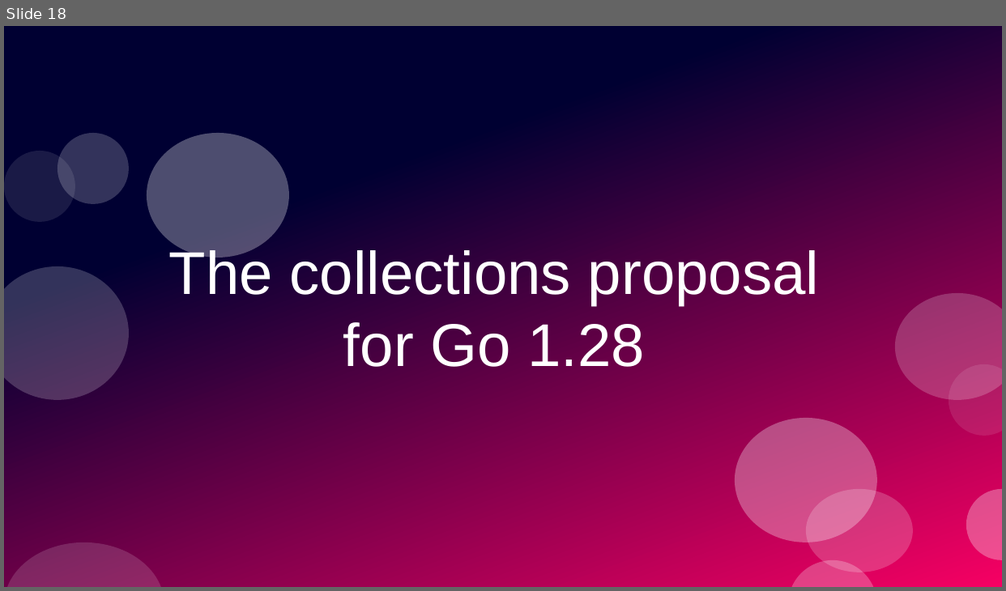
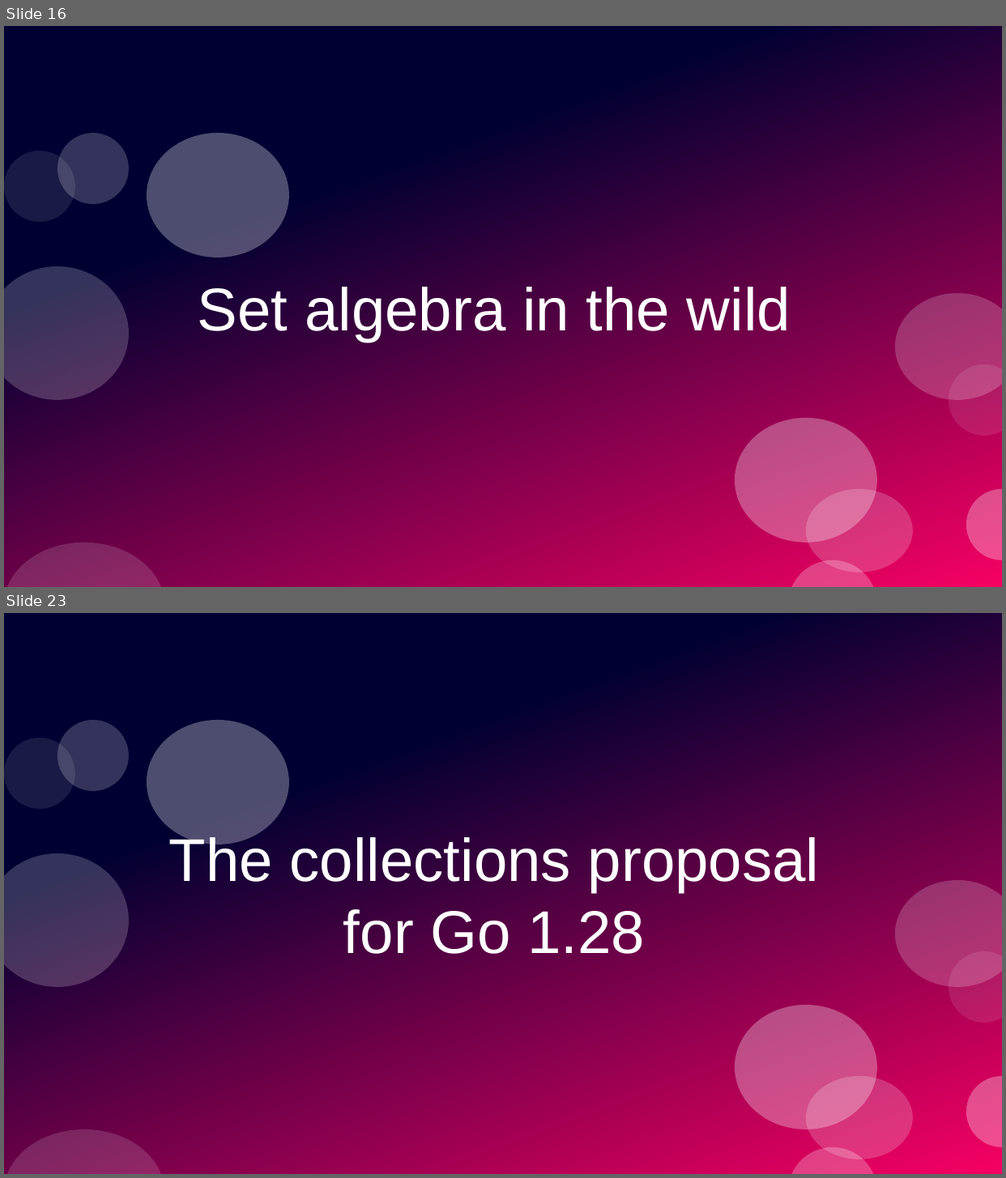
Before and after one commit to ramalho/sets-in-go, a slide deck: sets-in-go.odp. Shown one above the other, each under a label of ours: slide 18 before the commit, slides 16 and 23 after it; the slides between them are not shown. The pictures are 1006x591 and 1006x1178 pixels, drawn with LibreOffice and Linux fonts; fonts in the diff are those of the drawing. Boxes give left, top, right and bottom in pixels: in the first picture for what was removed or moved away, otherwise in the second. Text is boxed around its words. In the diff, an @@ line names an element or a change of style, - is before the commit and + after.

```diff
--- a/sets-in-go.odp
+++ b/sets-in-go.odp
@@ slide 16 added at (x1=4, y1=26, x2=1002, y2=587), background #FFFFFF; not listed: 12 template elements that a slide beside it also shows @@
@@ title added at (x1=198, y1=287, x2=791, y2=342), 48 pt, text #FFFFFF @@
+Set algebra in the wild
@@ what was slide 18 is now slide 23 @@
```
Also in this commit, not shown: 10 other slides added, 3 slides removed.
